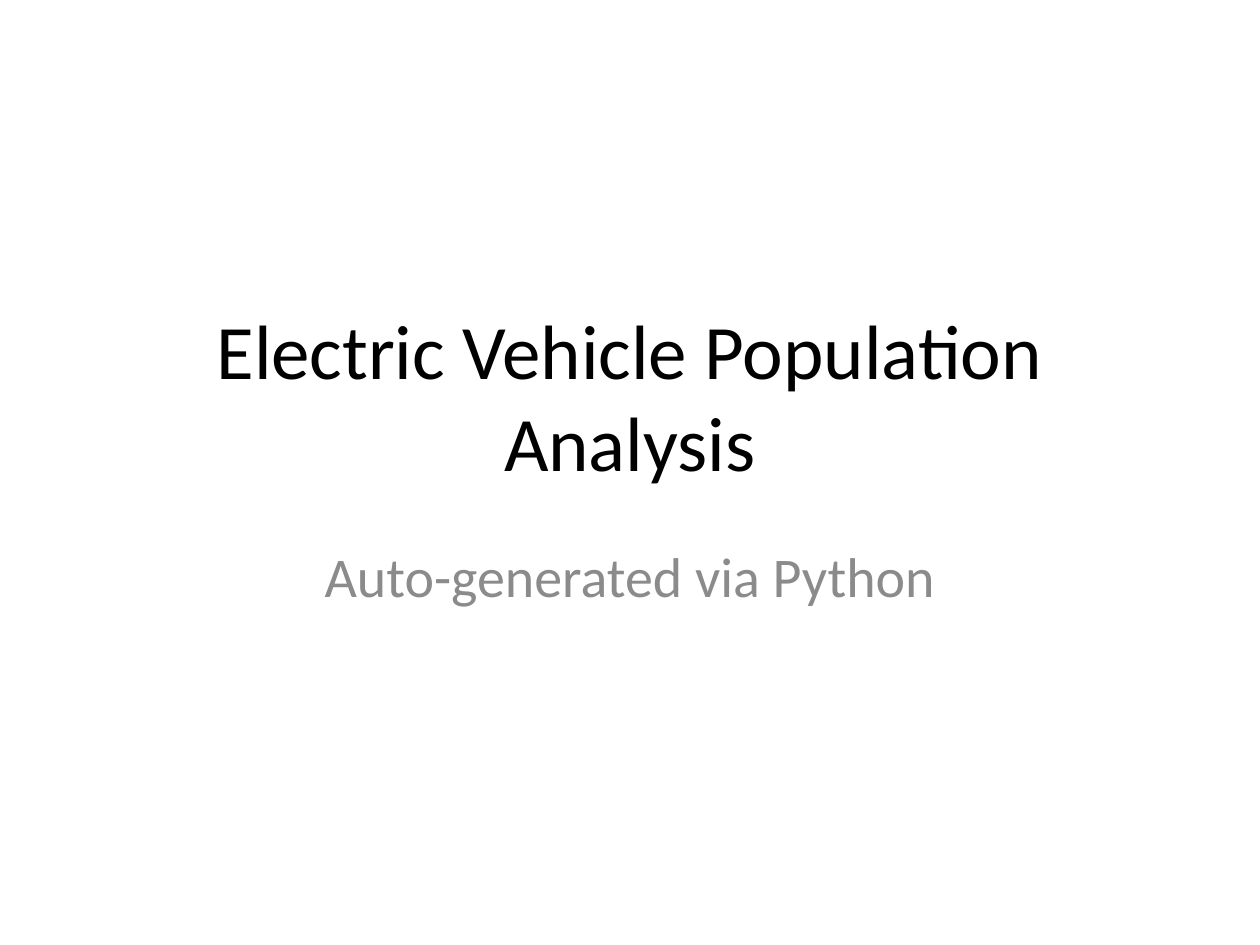
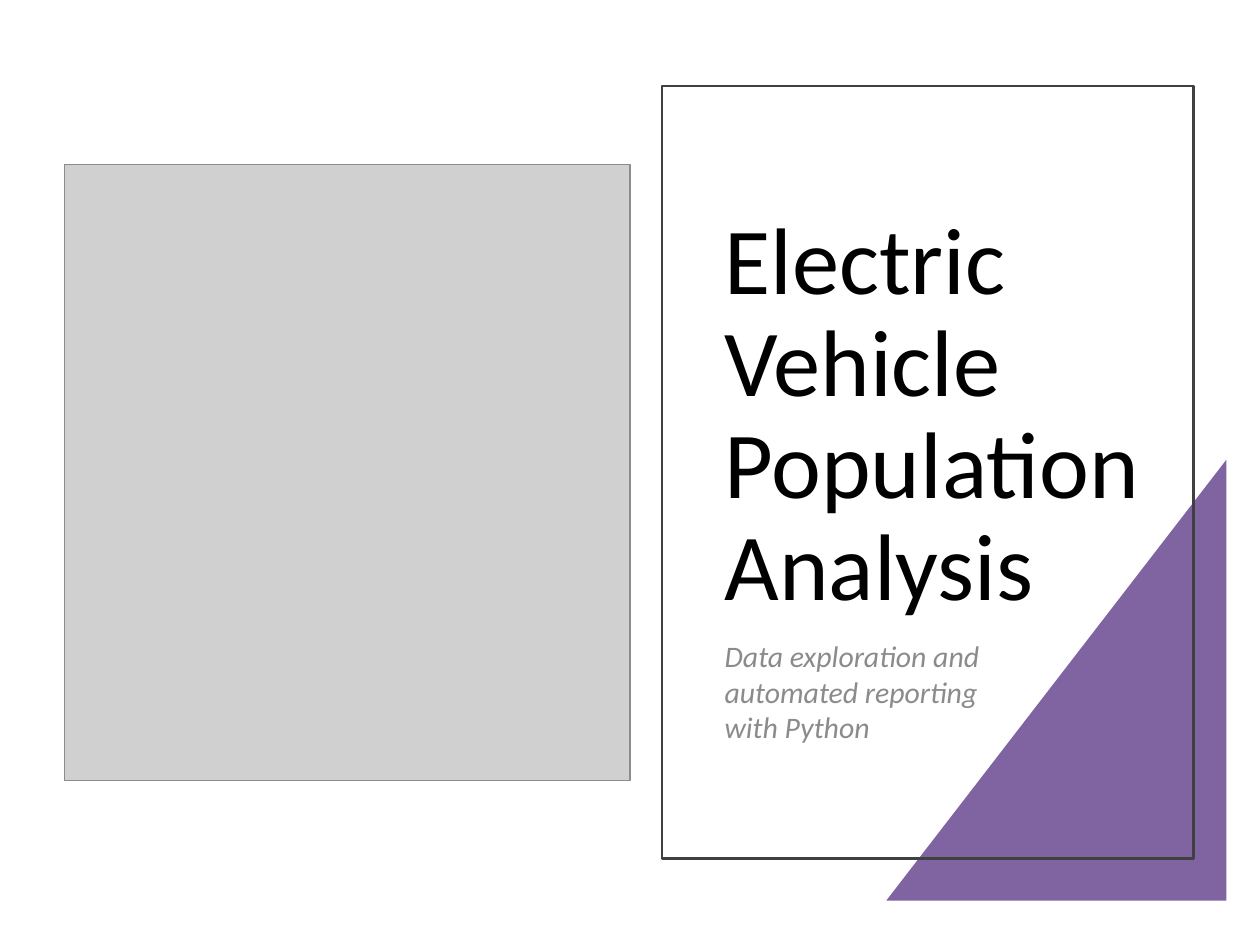
Before and after one commit to melikaniaz/ev-population-analysis, a slide deck: slide 1 of EV_Report.pptx. Drawn at 1260x945 pixels with LibreOffice and Linux fonts; fonts in the diff are those of the drawing; grey boxes stand for pictures. Boxes give left, top, right and bottom in pixels: in the first picture for what was removed or moved away, otherwise in the second. Text is boxed around its words. In the diff, an @@ line names an element or a change of style, - is before the commit and + after.

Commit message:
Update PowerPoint report with new design and insights

```diff
--- a/EV_Report.pptx
+++ b/EV_Report.pptx
@@ rectangle added at [662,86,1193,858], outline #404040 1.5 pt @@
@@ title "Electric Vehicle Population Analysis": place and size @@
-title "Electric Vehicle Population Analysis" at [217,325,1042,484]
+title "Electric Vehicle Population Analysis" at [725,228,1139,616]
@@ title "Electric Vehicle Population Analysis" at [725,228,1139,616]: size 44 to 54 pt; alignment centre to left; line spacing 1 to 0.9; vertical alignment middle to bottom @@
@@ picture added at [64,164,630,780] @@
@@ right triangle added at [886,460,1226,901], fill #8064A2 @@
@@ subtitle at [725,646,979,743]: text changed; size 32 to 17 pt; italic on @@
-Auto-generated via Python
+Data exploration and automated reporting with Python
```
Also in this commit, not shown: 1 other slide changed, 5 slides added, 3 slides removed.
